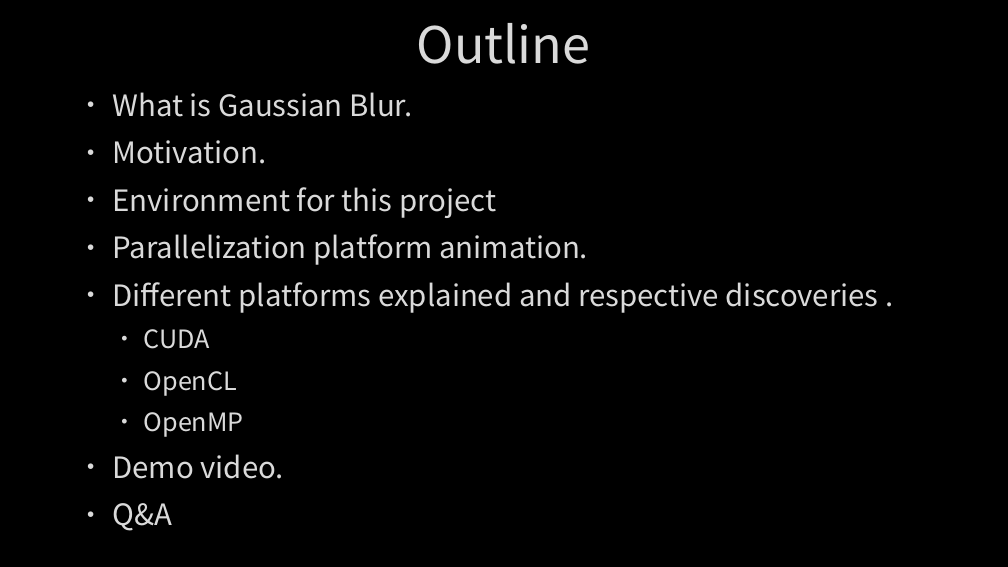
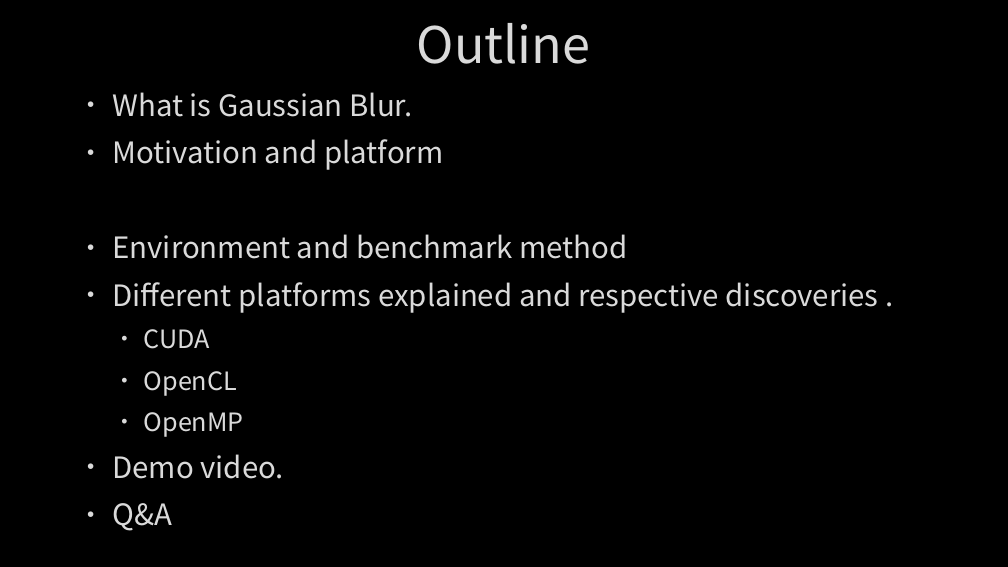
Before and after one commit to Alfons0329/Parallel_Programming_Fall_2018, a slide deck: slide 2 of Final Project/Report.pptx. Drawn at 1008x567 pixels with LibreOffice and Linux fonts; fonts in the diff are those of the drawing; background and template pictures are left out. Boxes give left, top, right and bottom in pixels: in the first picture for what was removed or moved away, otherwise in the second. Text is boxed around its words. In the diff, an @@ line names an element or a change of style, - is before the commit and + after.

```diff
--- a/Final Project/Report.pptx
+++ b/Final Project/Report.pptx
@@ text at (x1=113, y1=139, x2=627, y2=259): text changed @@
-• Motivation.
-• Environment for this project
-• Parallelization platform animation.
+• Motivation and platform
+• Environment and benchmark method
```
Also in this commit, not shown: 7 other slides changed, 1 slide added, 1 slide removed, 2 other files.
